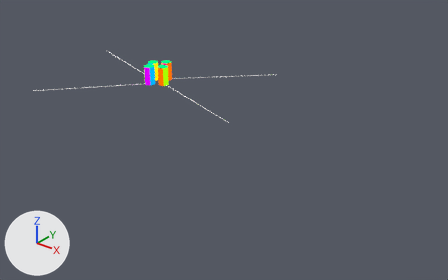
A saved change to the Blender file experiments/spreadout_group/spreadout_group.blend.
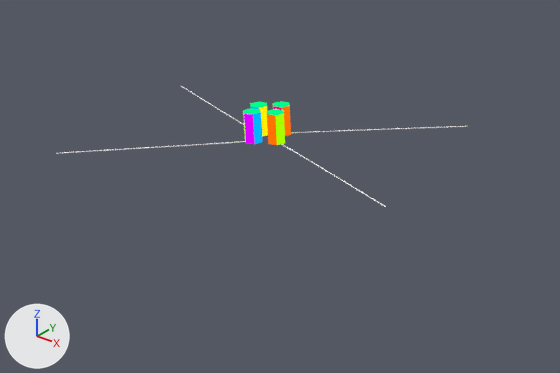
The first picture shows the older version from a 50 mm camera at (57.2, -25.8, 21.6) aimed at (26.0, 13.3, -2.6). The close-ups show both versions on the part from 0% to 74% of the width and 0% to 79% of the height of that picture; other places that the commit changed are outside them. Arrows for +X, +Y and +Z are at lower left; the lights stay in place.

In view in the first close-up: 'BezierCurve.001', 'BezierCurve.002', 'BezierCurve.003', 'BezierCurve.004', 'actor.001', 'actor.002', 'actor.003', 'actor.004'.
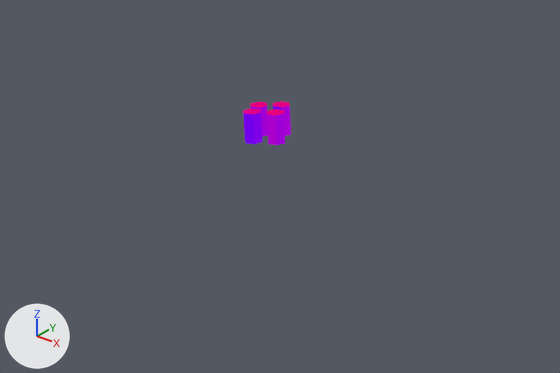
The change, as a diff of the scene's bpy script:
```diff
--- a/experiments/spreadout_group/spreadout_group.blend.py
+++ b/experiments/spreadout_group/spreadout_group.blend.py
@@ mat_top @@
+mat_top = bpy.data.materials.new('top')
+# nodes: Emission, Math, Mix, ObjectInfo, OutputMaterial, SeparateXYZ, TexCoord, TexNoise, ValToRGB, Value
+# colours: red #ff0000, blue #0000ff
@@ mat_sides @@
+mat_sides = bpy.data.materials.new('sides')
+# nodes: Emission, Math, Mix, ObjectInfo, OutputMaterial, SeparateXYZ, TexCoord, TexNoise, ValToRGB, Value
+# colours: red #ff0000, blue #0000ff
@@ me_cylinder_009 @@
 me_cylinder_009.from_pydata(...)  # 12 vertices, 7 faces; spans x -0.48..0.48, y -0.56..0.56, z 0.0..1.8
 # used by ob_actor_004; parent = ob_beziercurve_004; location = (16.48, 8.769, 0.0)
+# me_cylinder_009 part 1: all 6 faces centred in x -0.48..0.48, y -0.42..0.42, z 0.9 switch from mat_white to mat_sides
+me_cylinder_009.materials.append(mat_top)
@@ cu_beziercurve_007 @@
 _sp = cu_beziercurve_007.splines.new('BEZIER'); _sp.bezier_points.add(1)
 _sp.order_v = 0
-cu_beziercurve_007.materials.append(mat_material)  # white #ffffff
+cu_beziercurve_007.materials.append(mat_black)  # black #000000
 cu_beziercurve_007.path_duration = 80
@@ cu_beziercurve_007 @@
 cu_beziercurve_007.use_path_follow = True
-cu_beziercurve_007.bevel_depth = 0.03
+cu_beziercurve_007.bevel_depth = 0.05
 cu_beziercurve_007.eval_time = 1.0
@@ cu_beziercurve_002 @@
 _sp = cu_beziercurve_002.splines.new('BEZIER'); _sp.bezier_points.add(1)
 _sp.order_v = 0
-cu_beziercurve_002.materials.append(mat_material)  # white #ffffff
+cu_beziercurve_002.materials.append(mat_black)  # black #000000
 cu_beziercurve_002.path_duration = 80
@@ cu_beziercurve_002 @@
 cu_beziercurve_002.use_path_follow = True
-cu_beziercurve_002.bevel_depth = 0.03
+cu_beziercurve_002.bevel_depth = 0.05
 cu_beziercurve_002.eval_time = 1.0
@@ cu_beziercurve_003 @@
 _sp = cu_beziercurve_003.splines.new('BEZIER'); _sp.bezier_points.add(1)
 _sp.order_v = 0
-cu_beziercurve_003.materials.append(mat_material)  # white #ffffff
+cu_beziercurve_003.materials.append(mat_black)  # black #000000
 cu_beziercurve_003.path_duration = 80
@@ cu_beziercurve_003 @@
 cu_beziercurve_003.use_path_follow = True
-cu_beziercurve_003.bevel_depth = 0.03
+cu_beziercurve_003.bevel_depth = 0.05
 cu_beziercurve_003.eval_time = 1.0
@@ cu_beziercurve_005 @@
 _sp = cu_beziercurve_005.splines.new('BEZIER'); _sp.bezier_points.add(1)
 _sp.order_v = 0
-cu_beziercurve_005.materials.append(mat_material)  # white #ffffff
+cu_beziercurve_005.materials.append(mat_black)  # black #000000
 cu_beziercurve_005.path_duration = 80
@@ cu_beziercurve_005 @@
 cu_beziercurve_005.use_path_follow = True
-cu_beziercurve_005.bevel_depth = 0.03
+cu_beziercurve_005.bevel_depth = 0.05
 cu_beziercurve_005.eval_time = 1.0
@@ ob_beziercurve_004 @@
 ob_beziercurve_004.rotation_euler = (0.0, 0.0, -0.17)  # degrees (0, 0, -10)
+ob_beziercurve_004.hide_render = True
@@ ob_actor_001 @@
-ob_actor_001 = bpy.data.objects.new('actor.001', me_cylinder_001)
+ob_actor_001 = bpy.data.objects.new('actor.001', me_cylinder_009)
 ob_actor_001.parent = ob_beziercurve_001
@@ ob_beziercurve_001 @@
 ob_beziercurve_001.rotation_euler = (0.0, 0.0, 1.884)  # degrees (0, 0, 108)
+ob_beziercurve_001.hide_render = True
@@ ob_actor_002 @@
-ob_actor_002 = bpy.data.objects.new('actor.002', me_cylinder_004)
+ob_actor_002 = bpy.data.objects.new('actor.002', me_cylinder_009)
 ob_actor_002.parent = ob_beziercurve_002
@@ ob_beziercurve_002 @@
 ob_beziercurve_002.rotation_euler = (0.0, 0.0, 3.038)  # degrees (0, 0, 174)
+ob_beziercurve_002.hide_render = True
@@ ob_actor_003 @@
-ob_actor_003 = bpy.data.objects.new('actor.003', me_cylinder_005)
+ob_actor_003 = bpy.data.objects.new('actor.003', me_cylinder_009)
 ob_actor_003.parent = ob_beziercurve_003
@@ ob_beziercurve_003 @@
 ob_beziercurve_003.rotation_euler = (0.0, 0.0, 5.029)  # degrees (0, 0, 288)
+ob_beziercurve_003.hide_render = True
```

Pixel boxes (x1, y1, x2, y2) of what changed, in the close-ups (560 x 373 px):
'BezierCurve.002', hidden: before (56, 141, 245, 154)
'BezierCurve.004', hidden: before (291, 126, 468, 133)
'BezierCurve.003', hidden: before (281, 144, 386, 207)
'BezierCurve.001', hidden: before (181, 86, 244, 125)
part 1 of me_cylinder_009, recoloured (orange to purple): before (273, 106, 291, 136); after (243, 106, 291, 145)
